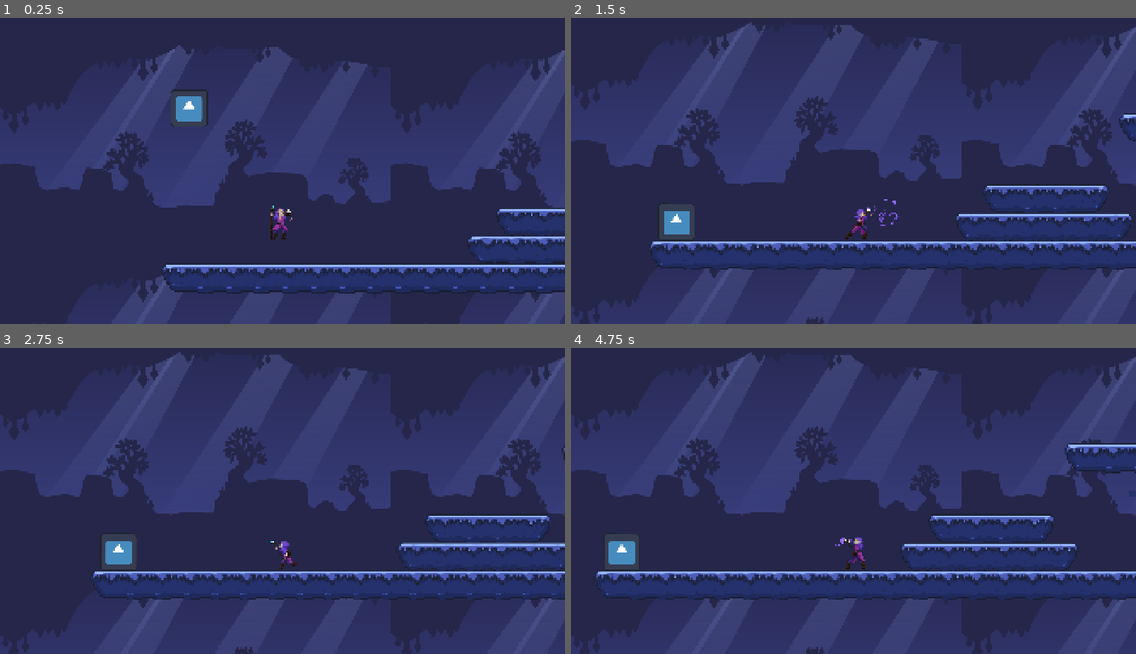
Above: before the commit, frames 1-4 (two rows, left to right).
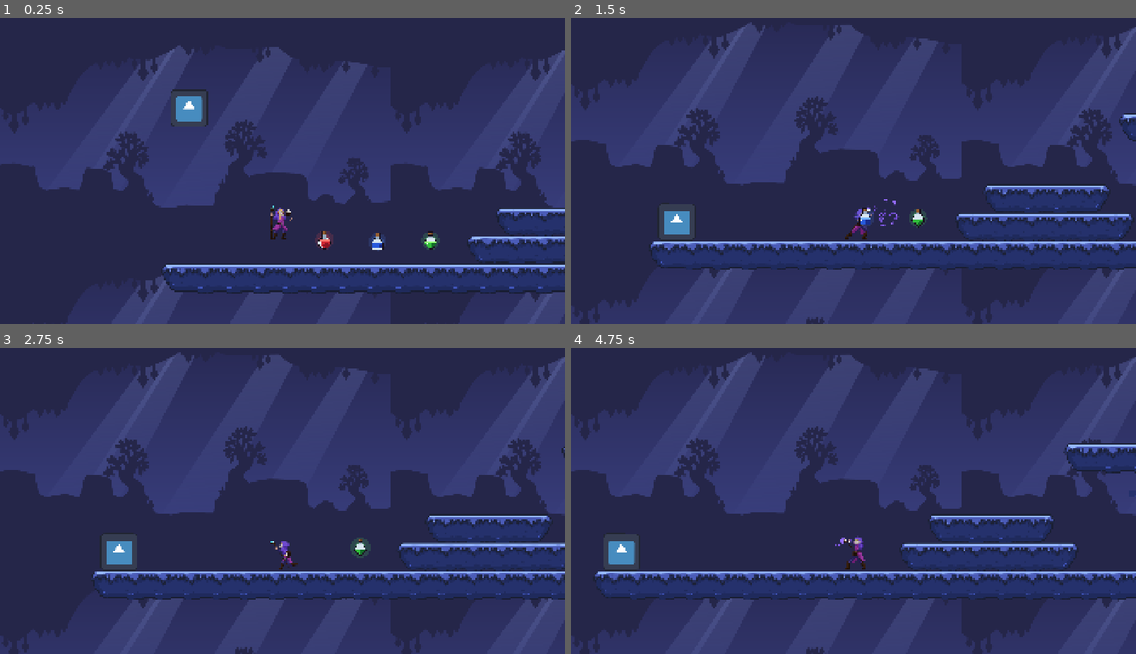
Above: after the commit, the same moments.

Repository: Jarifk/Lab-3-Intro-to-Video-Game-Design
Game: Godot game, scene res://main.tscn
The game is run twice, just before and just after one commit, with the same random seed, the same clock (stepped at 60 frames per second) and the same inputs. The engine's default icon, where the game draws it, is replaced by a stand-in: a white triangle on a blue panel in a dark square.
Inputs:
- Up to frame 1 (0.25 s): no input
- Up to frame 2 (1.5 s): tap Enter (ui_accept) at 0.5, 0.77 s; hold Right (ui_right) from 0.53 s (still down)
- Up to frame 3 (2.75 s): tap Enter (ui_accept) at 1.52 s; release Right (ui_right) at 2.03 s; hold Left (ui_left) from 2.03 s (still down)
- Up to frame 4 (4.75 s): release Left (ui_left) at 2.78 s; hold Right (ui_right) 2.78-4.28 s; tap Enter (ui_accept) at 3.02, 3.77, 4.52 s; hold Left (ui_left) from 4.28 s (still down)

The runs differ from the first frame. In frame 1, 0.5% of the frame differs, in the area x 55-78%, y 69-77%; in frame 2, 0.9%, in the area x 13-100%, y 32-83%; in frame 3, 0.8%; in frame 4, 0.6%.

Commit message:
Add files via upload
Add magical potion collectibles (3 types).

Diff:
--- a/2d-game/main.tscn
+++ b/2d-game/main.tscn
@@ -3,6 +3,10 @@
 [ext_resource type="PackedScene" uid="uid://dyhpadl73reqf" path="res://levelroot.tscn" id="1_0xm2m"]
 [ext_resource type="PackedScene" uid="uid://bqy5e6flrombo" path="res://bot.tscn" id="2_h2yge"]
 [ext_resource type="PackedScene" uid="uid://6f7jdt42tbxi" path="res://player.tscn" id="3_h2yge"]
+[ext_resource type="PackedScene" path="res://potion.tscn" id="4_potion"]
+[ext_resource type="Texture2D" path="res://potion_red.png" id="5_red"]
+[ext_resource type="Texture2D" path="res://potion_blue.png" id="6_blue"]
+[ext_resource type="Texture2D" path="res://potion_green.png" id="7_green"]
 
 [node name="main" type="Node2D" unique_id=1426000851]
 
@@ -12,3 +16,21 @@
 
 [node name="Player" parent="." unique_id=47756695 instance=ExtResource("3_h2yge")]
 position = Vector2(173, -119)
+
+[node name="HealthPotion" parent="." unique_id=1907330412 instance=ExtResource("4_potion")]
+position = Vector2(460, 480)
+potion_name = "Health Potion"
+texture = ExtResource("5_red")
+glow_color = Color(1, 0.3, 0.3, 1)
+
+[node name="ManaPotion" parent="." unique_id=1907330413 instance=ExtResource("4_potion")]
+position = Vector2(640, 480)
+potion_name = "Mana Potion"
+texture = ExtResource("6_blue")
+glow_color = Color(0.3, 0.55, 1, 1)
+
+[node name="SpeedPotion" parent="." unique_id=1907330414 instance=ExtResource("4_potion")]
+position = Vector2(820, 480)
+potion_name = "Speed Potion"
+texture = ExtResource("7_green")
+glow_color = Color(0.35, 1, 0.4, 1)
--- /dev/null
+++ b/2d-game/potion.gd
@@ -0,0 +1,58 @@
+extends Area2D
+## A magical potion that floats and glows. The player collects it by touching it.
+## One scene, three looks: pick the texture and glow color for each copy in the Inspector.
+## Author: Mario Cabrera
+
+signal collected(potion_name: String, collector: Node)
+
+@export var potion_name: String = "Health Potion"
+@export var texture: Texture2D
+@export var glow_color: Color = Color(1.0, 0.3, 0.3)
+@export var float_height: float = 6.0   # how far it bobs (pixels)
+@export var float_speed: float = 2.5    # how fast it bobs
+
+var _time := 0.0
+var _start_y := 0.0
+var _taken := false
+
+@onready var sprite: Sprite2D = $Sprite2D
+
+
+func _ready() -> void:
+	_start_y = position.y
+	_time = randf() * TAU  # so potions don't all bob in sync
+	if texture:
+		sprite.texture = texture
+	body_entered.connect(_on_body_entered)
+
+
+func _process(delta: float) -> void:
+	if _taken:
+		return
+	_time += delta
+	position.y = _start_y + sin(_time * float_speed) * float_height
+	queue_redraw()
+
+
+func _draw() -> void:
+	# pulsing magic glow behind the bottle
+	var pulse := 0.5 + 0.5 * sin(_time * 4.0)
+	var c := glow_color
+	draw_circle(Vector2.ZERO, 30.0 + pulse * 6.0, Color(c.r, c.g, c.b, 0.15))
+	draw_circle(Vector2.ZERO, 20.0, Color(c.r, c.g, c.b, 0.25))
+
+
+func _on_body_entered(body: Node) -> void:
+	if _taken or not body is CharacterBody2D:
+		return  # only the player (not the falling robot) can collect
+	_taken = true
+	collected.emit(potion_name, body)
+	print(potion_name, " collected by ", body.name)
+	set_deferred("monitoring", false)
+
+	# pop: grow, rise, fade out, then disappear
+	var tween := create_tween().set_parallel(true)
+	tween.tween_property(self, "scale", Vector2(1.8, 1.8), 0.3)
+	tween.tween_property(self, "position:y", position.y - 30.0, 0.3)
+	tween.tween_property(self, "modulate:a", 0.0, 0.3)
+	tween.chain().tween_callback(queue_free)
--- /dev/null
+++ b/2d-game/potion.tscn
@@ -0,0 +1,19 @@
+[gd_scene load_steps=4 format=3]
+
+[ext_resource type="Script" path="res://potion.gd" id="1_potion"]
+[ext_resource type="Texture2D" path="res://potion_red.png" id="2_red"]
+
+[sub_resource type="CircleShape2D" id="CircleShape2D_potion"]
+radius = 24.0
+
+[node name="Potion" type="Area2D"]
+script = ExtResource("1_potion")
+texture = ExtResource("2_red")
+
+[node name="Sprite2D" type="Sprite2D" parent="."]
+texture_filter = 1
+scale = Vector2(2, 2)
+texture = ExtResource("2_red")
+
+[node name="CollisionShape2D" type="CollisionShape2D" parent="."]
+shape = SubResource("CircleShape2D_potion")
Binary file added: 2d-game/potion_blue.png
Binary file added: 2d-game/potion_green.png
Binary file added: 2d-game/potion_red.png
